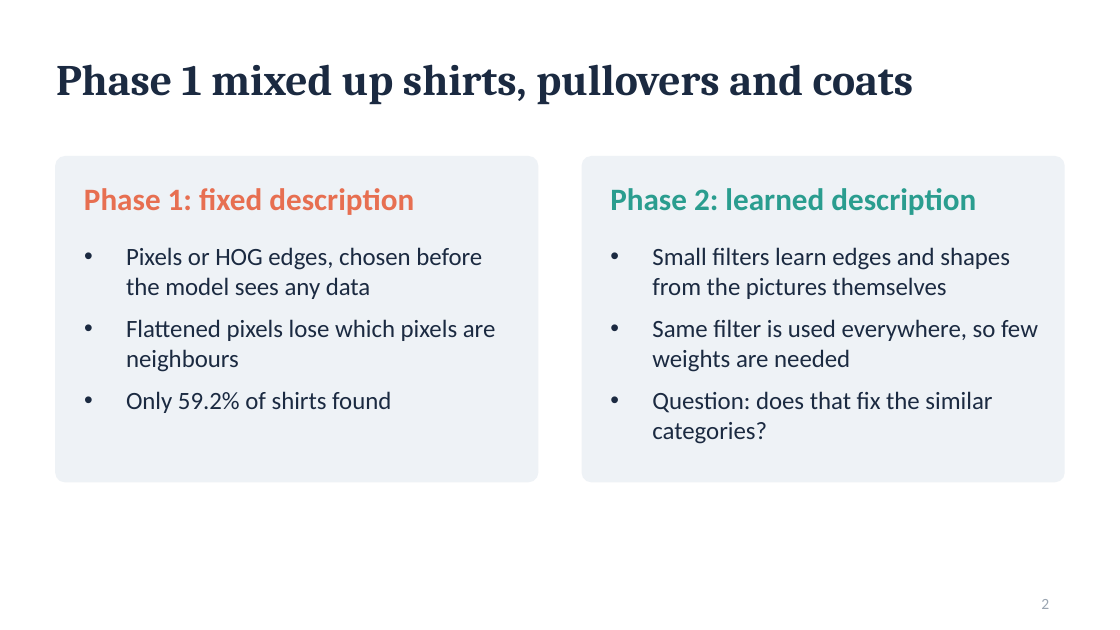
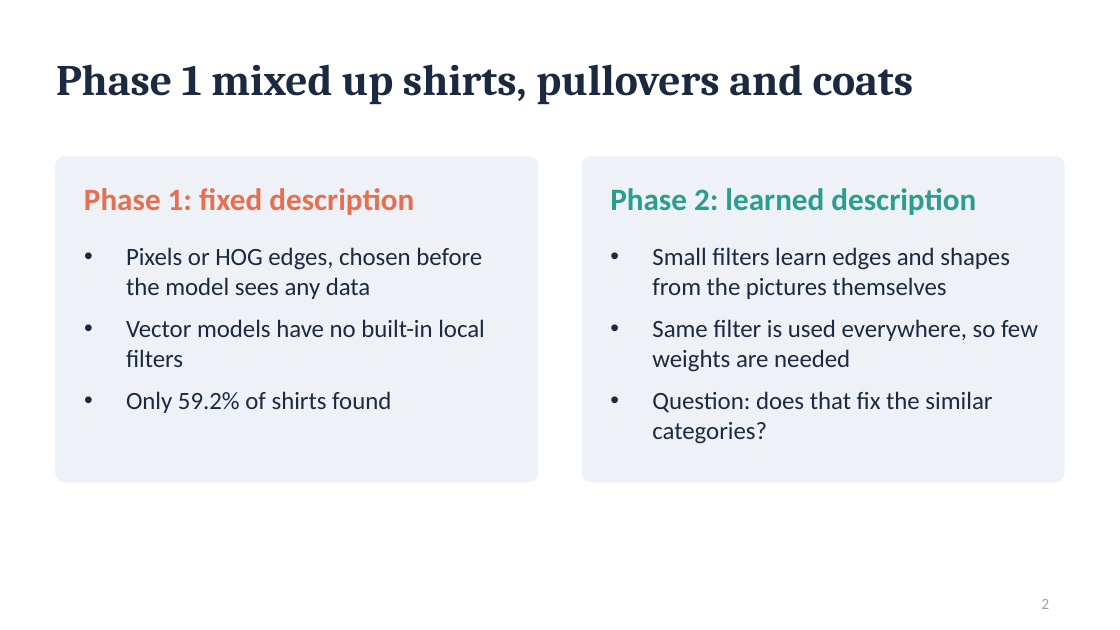
Before and after one commit to aryankinha/inventory-image-tagging, a slide deck: slide 2 of reports/presentation/phase2.pptx. Drawn at 1120x630 pixels with LibreOffice and Linux fonts; fonts in the diff are those of the drawing. Boxes give left, top, right and bottom in pixels: in the first picture for what was removed or moved away, otherwise in the second. Text is boxed around its words. In the diff, an @@ line names an element or a change of style, - is before the commit and + after.

Commit message:
Complete Phase 2 inference, verification and photo preparation

```diff
--- a/reports/presentation/phase2.pptx
+++ b/reports/presentation/phase2.pptx
@@ text at (x1=126, y1=319, x2=485, y2=367): text changed @@
-• Flattened pixels lose which pixels are neighbours
+• Vector models have no built-in local filters
```
Also in this commit, not shown: 3 other slides changed, 38 other files.
